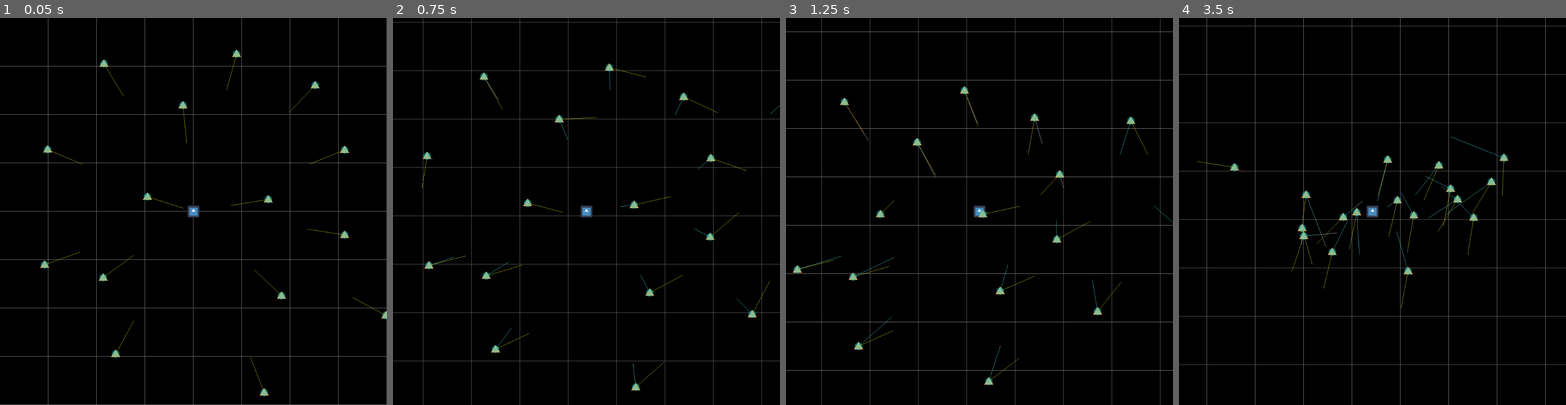
Above: before the commit, frames 1-4 (left to right).
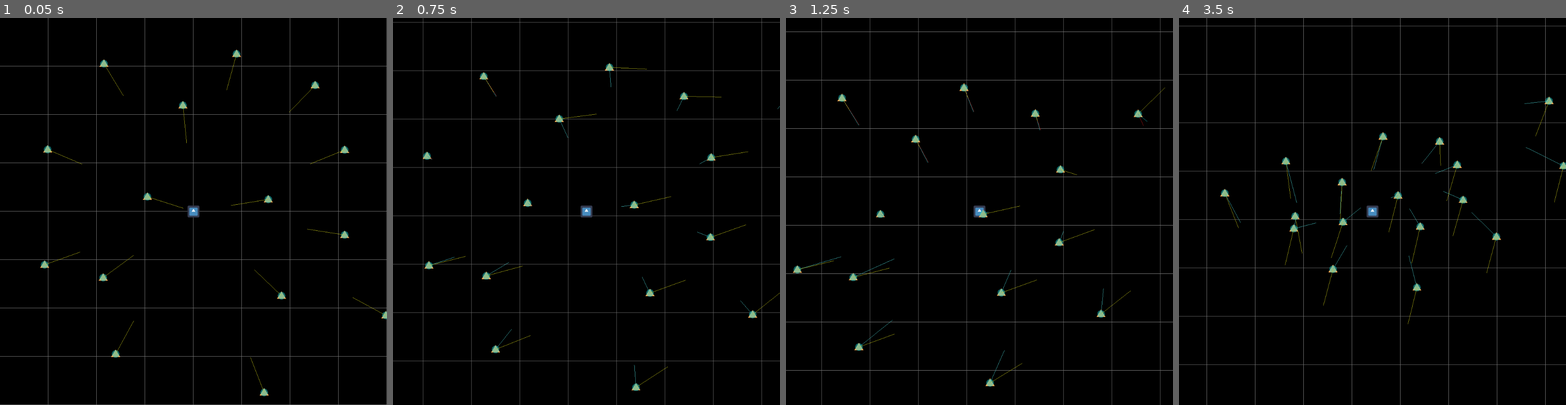
Above: after the commit, the same moments.

Repository: Trantarius/ArcadeGame
Game: Godot game, scene res://test/ballistic_ai_test.tscn
Two runs of this game, one before a commit and one after it. Both use one fixed random seed, a clock stepped at 60 frames per second and the inputs below. This scene is started directly instead of the project's main scene. The engine's default icon, where the game draws it, is replaced by a stand-in: a white triangle on a blue panel in a dark square.
Inputs (mouse positions are in pixels of both pictures, inside the frame that each line leads up to):
- Up to frame 1 (0.05 s): no input
- Up to frame 2 (0.75 s): move the mouse to (671, 192) at 0.52 s; hold D (right) from 0.53 s (still down)
- Up to frame 3 (1.25 s): keep holding D (right)
- Up to frame 4 (3.5 s): move the mouse to (1295, 230) at 1.27 s; release D (right) at 1.28 s; hold S (back) 1.28-2.03 s; move the mouse to (1411, 126) at 2.02 s; hold D (right) 2.03-2.78 s; move the mouse to (1353, 288) at 2.77 s; hold W (forward) from 2.78 s (still down)

Frame 1 is identical in both runs. In frame 2, 0.6% of the frame differs, in the area x 7-100%, y 11-97%; in frame 3, 1.1%; in frame 4, 2.0%, in the area x 4-100%, y 20-80%.

Commit message:
ballistic ai implemented

Diff:
--- a/classes/AI.gd
+++ b/classes/AI.gd
@@ -97,6 +97,8 @@
 var target_position:Vector2
 ## Hints that the [member target_position] will be changing at this rate.
 var target_velocity:Vector2
+## Hints that the [member target_velocity] will be changing at this rate.
+var target_acceleration:Vector2
 
 
 ## The output force to be applied to whatever is obeying this AI.
--- a/classes/BallisticAI.gd
+++ b/classes/BallisticAI.gd
@@ -1,18 +1,12 @@
 class_name BallisticAI
 extends AI
 
+@export var brake:float = 1
+
 func _update()->void:
 
-	var relative_position:Vector2 = global_position - target_position
-	var relative_velocity:Vector2 = linear_velocity - target_velocity
-
-	var brake_time:float = relative_velocity.length()/max_linear_thrust
-	var brake_pos:Vector2 = relative_position + relative_velocity * brake_time/2
-	var desired_speed:float = sqrt(2*relative_position.length()*max_linear_thrust)
-	var desired_velocity:Vector2 = desired_speed * -brake_pos.normalized() + target_velocity
-
-	desired_velocity = (desired_velocity.limit_length(max_linear_speed))
-	force += (desired_velocity-linear_velocity).normalized()*max_linear_thrust
+	force = Ballistics.find_thrust_to_position(global_position,linear_velocity, Vector2.ZERO, target_position,
+		target_velocity, target_acceleration, max_linear_thrust,brake)
 
 	var safe_vel:Vector2 = await make_velocity_safe(linear_velocity)
 	force += (safe_vel-linear_velocity)/get_physics_process_delta_time()
--- a/enemies/broadside/broadside.tscn
+++ b/enemies/broadside/broadside.tscn
@@ -5,7 +5,7 @@
 [ext_resource type="PackedScene" uid="uid://crwwyc1s55imm" path="res://enemies/broadside/cannon.tscn" id="3_6q3fn"]
 [ext_resource type="PackedScene" uid="uid://c11upr826ghta" path="res://enemies/broadside/engine.tscn" id="4_srbmi"]
 [ext_resource type="Script" path="res://classes/Interpolator.gd" id="5_5wcpo"]
-[ext_resource type="Script" path="res://enemies/broadside/BoatAI.gd" id="6_c4kd0"]
+[ext_resource type="Script" path="res://classes/BoatAI.gd" id="6_c4kd0"]
 
 [node name="Broadside" type="RigidBody2D"]
 mass = 1000.0
--- a/enemies/hornet/hornet.gd
+++ b/enemies/hornet/hornet.gd
@@ -8,27 +8,16 @@
 var charging_shot:Projectile
 var is_charging:bool = false
 
-@export var max_thrust:float
-@export var max_torque:float
-
 ## Desired distance from the target player
 @export var base_distance:float = 512
 
+var target:Player
+
 func _physics_process(delta: float) -> void:
 
-	var target:Player = Player.find_nearest_player(position)
+	target = Player.find_nearest_player(position)
 	if(is_instance_valid(target)):
-
-		var desired_position:Vector2 = ((global_position)-target.global_position).normalized()*base_distance + target.global_position + $RandomWalk.position
 		var desired_angle:float = (target.global_position-global_position).angle()
-
-		var target_vel:Vector2 = target.get_average_velocity()
-		var target_acc:Vector2 = target.get_average_acceleration()
-		var thrust:Vector2 = Ballistics.find_thrust_to_position(global_position, self.linear_velocity, Vector2.ZERO,
-			desired_position, target_vel, target_acc, max_thrust)
-		$'.'.apply_central_force(thrust)
-		var torque:float = Ballistics.find_torque_to_angle(global_rotation, self.angular_velocity, desired_angle, max_torque)
-		$'.'.apply_torque(torque)
 
 		# reverse the charging if too far or facing the wrong direction
 		var tdist:float = (target.global_position-global_position).length()
@@ -73,3 +62,21 @@
 				charging_shot = null
 				fire_timer.time = fire_delay
 				is_charging = false
+
+
+func _on_ballistic_ai_pre_update() -> void:
+	$BallisticAI.linear_velocity = $'.'.linear_velocity
+	$BallisticAI.angular_velocity = $'.'.angular_velocity
+	if(is_instance_valid(target)):
+		var desired_position:Vector2 = ((global_position)-target.global_position).normalized()*base_distance + target.global_position + $RandomWalk.position
+		$BallisticAI.target_position = desired_position
+		$BallisticAI.target_velocity = target.get_average_velocity()
+		$BallisticAI.target_acceleration = target.get_average_acceleration()
+
+
+func _on_ballistic_ai_post_update() -> void:
+	if(is_instance_valid(target)):
+		var desired_angle:float = (target.global_position-global_position).angle()
+		$'.'.apply_central_force($BallisticAI.force*self.mass)
+		$'.'.apply_torque(Ballistics.find_torque_to_angle(global_rotation,self.angular_velocity, desired_angle, $BallisticAI.max_angular_thrust)*
+			PhysicsServer2D.body_get_param($'.'.get_rid(),PhysicsServer2D.BODY_PARAM_INERTIA))
--- a/enemies/hornet/hornet.tscn
+++ b/enemies/hornet/hornet.tscn
@@ -1,16 +1,15 @@
-[gd_scene load_steps=5 format=3 uid="uid://d4epik40543it"]
+[gd_scene load_steps=6 format=3 uid="uid://d4epik40543it"]
 
 [ext_resource type="Script" path="res://enemies/hornet/hornet.gd" id="1_ghiqj"]
 [ext_resource type="Script" path="res://classes/Interpolator.gd" id="2_yfdop"]
 [ext_resource type="Script" path="res://enemies/hornet/RandomWalk.gd" id="4_f6jcc"]
 [ext_resource type="Script" path="res://classes/HitBox.gd" id="4_sauan"]
+[ext_resource type="Script" path="res://classes/BallisticAI.gd" id="5_g1cgk"]
 
 [node name="Hornet" type="RigidBody2D"]
 collision_layer = 4
 collision_mask = 7
 script = ExtResource("1_ghiqj")
-max_thrust = 100.0
-max_torque = 100.0
 point_value = 5.0
 max_health = 30.0
 radius = 18.0
@@ -46,3 +45,11 @@
 position = Vector2(8, 0)
 rotation = 1.5708
 polygon = PackedVector2Array(-12, -8, -8, 0, 8, 0, 12, -8, 16, 4, 8, 12, 0, 32, -8, 12, -16, 4)
+
+[node name="BallisticAI" type="Node2D" parent="."]
+script = ExtResource("5_g1cgk")
+max_angular_speed = 3.0
+avoidance_radius = 24.0
+
+[connection signal="post_update" from="BallisticAI" to="." method="_on_ballistic_ai_post_update"]
+[connection signal="pre_update" from="BallisticAI" to="." method="_on_ballistic_ai_pre_update"]
--- a/enemies/shield_bearer/shield_bearer.gd
+++ b/enemies/shield_bearer/shield_bearer.gd
@@ -7,10 +7,9 @@
 ## Desired distance from player
 @export var base_distance:float = 512
 
-@export var max_thrust:float
-@export var max_torque:float
+var fire_timer:CountdownTimer=CountdownTimer.new()
 
-var fire_timer:CountdownTimer=CountdownTimer.new()
+var target:Player
 
 enum{
 	## The shield is closed, and the fire_cooldown hasn't yet elapsed
@@ -27,7 +26,7 @@
 	fire_timer.time = fire_cooldown
 
 func _physics_process(_delta: float) -> void:
-	var target:Player = Player.find_nearest_player(global_position)
+	target = Player.find_nearest_player(global_position)
 	if(target==null):
 		match(fire_stage):
 			STAGE_COOLDOWN:
@@ -37,13 +36,8 @@
 
 	else:
 
-		var desired_position:Vector2 =  ((global_position)-target.global_position).normalized()*base_distance + target.global_position
 		var desired_angle:float = (target.global_position-global_position).angle()
 
-		var thrust:Vector2 = Ballistics.find_thrust_to_position(global_position,self.linear_velocity,Vector2.ZERO,
-			desired_position, target.linear_velocity, Vector2.ZERO, max_thrust)
-		$'.'.apply_force(thrust)
-		$'.'.apply_torque(Ballistics.find_torque_to_angle(global_rotation, self.angular_velocity, desired_angle, max_torque))
 
 		# reverse the charging if too far or facing the wrong direction
 		var tdist:float = (target.global_position-global_position).length()
@@ -98,3 +92,24 @@
 func abort_open_stage()->void:
 	fire_stage = STAGE_ABORT
 	fire_timer.time = shield_move_time-fire_timer.time
+
+
+func _on_ballistic_ai_pre_update() -> void:
+	if(is_instance_valid(target)):
+		var desired_position:Vector2 =  ((global_position)-target.global_position).normalized()*base_distance + target.global_position
+
+		$BallisticAI.linear_velocity = self.linear_velocity
+		$BallisticAI.angular_velocity = self.angular_velocity
+		$BallisticAI.target_position = desired_position
+		$BallisticAI.target_velocity = target.get_average_velocity()
+		$BallisticAI.target_acceleration = target.get_average_acceleration()
+
+func _on_ballistic_ai_post_update() -> void:
+	if(is_instance_valid(target)):
+
+		var desired_angle:float = (target.global_position-global_position).angle()
+
+		$'.'.apply_central_force($BallisticAI.force*self.mass)
+		$'.'.apply_torque(Ballistics.find_torque_to_angle(global_rotation, self.angular_velocity, desired_angle, $BallisticAI.max_angular_thrust)*
+			PhysicsServer2D.body_get_param($'.'.get_rid(), PhysicsServer2D.BODY_PARAM_INERTIA))
+	pass # Replace with function body.
--- a/enemies/shield_bearer/shield_bearer.tscn
+++ b/enemies/shield_bearer/shield_bearer.tscn
@@ -1,8 +1,9 @@
-[gd_scene load_steps=6 format=3 uid="uid://blf0t84ei3owm"]
+[gd_scene load_steps=7 format=3 uid="uid://blf0t84ei3owm"]
 
 [ext_resource type="Script" path="res://enemies/shield_bearer/shield_bearer.gd" id="1_hi1cc"]
 [ext_resource type="Script" path="res://classes/HitBox.gd" id="2_2xfry"]
 [ext_resource type="Script" path="res://classes/Interpolator.gd" id="2_bxnop"]
+[ext_resource type="Script" path="res://classes/BallisticAI.gd" id="4_gc82f"]
 
 [sub_resource type="CapsuleShape2D" id="CapsuleShape2D_gkx47"]
 radius = 16.0
@@ -18,8 +19,6 @@
 [node name="ShieldBearer" type="RigidBody2D"]
 collision_mask = 7
 script = ExtResource("1_hi1cc")
-max_thrust = 100.0
-max_torque = 100.0
 point_value = 10.0
 radius = 48.0
 
@@ -92,3 +91,9 @@
 offset_right = 12.0
 offset_bottom = 16.0
 theme_override_styles/panel = SubResource("StyleBoxFlat_p33fl")
+
+[node name="BallisticAI" type="Node2D" parent="."]
+script = ExtResource("4_gc82f")
+
+[connection signal="post_update" from="BallisticAI" to="." method="_on_ballistic_ai_post_update"]
+[connection signal="pre_update" from="BallisticAI" to="." method="_on_ballistic_ai_pre_update"]
--- a/enemies/spiky/Spiky.gd
+++ b/enemies/spiky/Spiky.gd
@@ -1,22 +1,28 @@
 class_name Spiky
 extends Enemy
 
-@export var max_thrust:float
-@export var max_torque:float
-@export var max_speed:float
+var target:Player
 
 func _physics_process(_delta: float) -> void:
 
-	var target:Player = Player.find_nearest_player(position)
-	if(is_instance_valid(target)):
-		var thrust:Vector2 = Ballistics.find_thrust_to_position(global_position, self.linear_velocity, Vector2.ZERO,
-			target.global_position, target.linear_velocity, Vector2.ZERO, max_thrust, 0)
-		$'.'.apply_force(thrust)
-		$'.'.apply_torque(sin(thrust.angle_to($'.'.linear_velocity)) * max_torque)
-
-	$'.'.linear_velocity = $'.'.linear_velocity.limit_length(max_speed)
+	target = Player.find_nearest_player(position)
 
 
 
 func _on_hit_box_damage_dealt(_damage: Damage) -> void:
 	queue_free()
+
+
+func _on_ballistic_ai_pre_update() -> void:
+	if(is_instance_valid(target)):
+		$BallisticAI.linear_velocity = $'.'.linear_velocity
+		$BallisticAI.angular_velocity = $'.'.angular_velocity
+		$BallisticAI.target_position=target.global_position
+		$BallisticAI.target_velocity=target.get_average_velocity()
+		$BallisticAI.target_acceleration=target.get_average_acceleration()
+
+
+func _on_ballistic_ai_post_update() -> void:
+	if(is_instance_valid(target)):
+		$'.'.apply_central_force($BallisticAI.force*self.mass)
+		$'.'.apply_torque($BallisticAI.torque)
--- a/enemies/spiky/SpikyFactory.gd
+++ b/enemies/spiky/SpikyFactory.gd
@@ -22,6 +22,6 @@
 	var dir:Vector2 = global_transform.basis_xform(Vector2.RIGHT).rotated(randf()*TAU)
 	var spiky:Spiky = preload("res://enemies/spiky/spiky.tscn").instantiate()
 	spiky.position = position + dir * 32
-	spiky.linear_velocity = dir * spiky.max_speed/2
+	spiky.linear_velocity = dir * 200
 	spiky.add_collision_exception_with(self)
 	get_parent().add_child(spiky)
--- a/enemies/spiky/spiky.tscn
+++ b/enemies/spiky/spiky.tscn
@@ -1,8 +1,9 @@
-[gd_scene load_steps=5 format=3 uid="uid://cb3satgchcg1i"]
+[gd_scene load_steps=6 format=3 uid="uid://cb3satgchcg1i"]
 
 [ext_resource type="Script" path="res://enemies/spiky/Spiky.gd" id="1_gcqvx"]
 [ext_resource type="Script" path="res://classes/Interpolator.gd" id="2_djdl5"]
 [ext_resource type="Script" path="res://classes/HitBox.gd" id="3_e1fb7"]
+[ext_resource type="Script" path="res://classes/BallisticAI.gd" id="4_wxnv5"]
 
 [sub_resource type="CircleShape2D" id="CircleShape2D_qpxtk"]
 
@@ -10,9 +11,6 @@
 collision_layer = 4
 collision_mask = 7
 script = ExtResource("1_gcqvx")
-max_thrust = 100.0
-max_torque = 100.0
-max_speed = 1000.0
 despawn_distance = 5000.0
 max_health = 1.0
 radius = 10.0
@@ -36,4 +34,11 @@
 [node name="CollisionShape2D2" type="CollisionShape2D" parent="HitBox"]
 shape = SubResource("CircleShape2D_qpxtk")
 
+[node name="BallisticAI" type="Node2D" parent="."]
+script = ExtResource("4_wxnv5")
+max_linear_thrust = 300.0
+max_angular_speed = 6.0
+
 [connection signal="damage_dealt" from="HitBox" to="." method="_on_hit_box_damage_dealt"]
+[connection signal="post_update" from="BallisticAI" to="." method="_on_ballistic_ai_post_update"]
+[connection signal="pre_update" from="BallisticAI" to="." method="_on_ballistic_ai_pre_update"]
--- a/test/boat_ai_test.tscn
+++ b/test/boat_ai_test.tscn
@@ -1,6 +1,6 @@
 [gd_scene load_steps=7 format=3 uid="uid://buce1v3ucmtcx"]
 
-[ext_resource type="Script" path="res://enemies/broadside/BoatAI.gd" id="1_bhs21"]
+[ext_resource type="Script" path="res://classes/BoatAI.gd" id="1_bhs21"]
 [ext_resource type="Script" path="res://test/grid.gd" id="1_cuwvd"]
 [ext_resource type="Texture2D" uid="uid://bude4na0hnosm" path="res://icon.svg" id="2_shys1"]
 
Renamed: enemies/broadside/BoatAI.gd -> classes/BoatAI.gd
